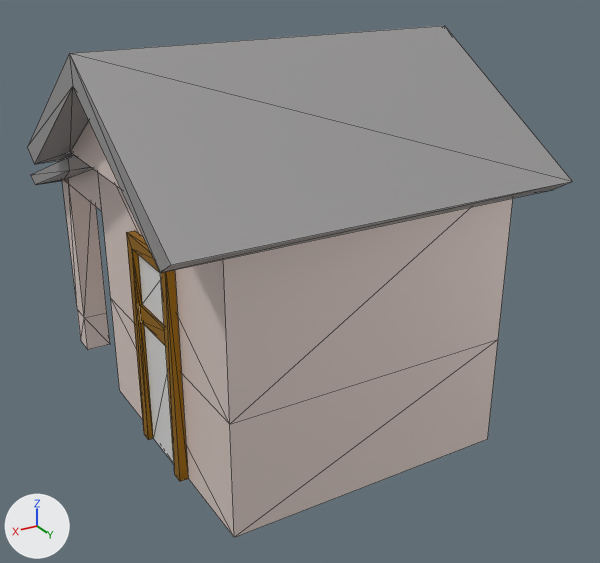
What one commit did to the glTF model 3d/Cabin.glb.
Camera for both pictures: a 50 mm lens placed at (2.358, 4.314, 1.693), pointed at (0.927, 1.929, 0.5). Lighting does not change. The marker at lower left points along +X, +Y and +Z. Mesh edges are drawn as thin lines. Where no turn or scale is listed for an object, it has been applied to the vertices. Vertices at the same position are counted once.

Script lines for the objects in view, before the commit:
```python
me_mesh_0 = bpy.data.meshes.new('Mesh_0')
me_mesh_0.from_pydata(...)  # 124 vertices, 216 faces; spans x 0.39..1.7, y 0.89..2.64, z 0.0..1.37
# faces by material slot: [90, 10, 70, 46]
me_mesh_0.materials.append(mat_custom4)  # brown #ab7700
me_mesh_0.materials.append(mat_custom8)  # white #ffffff
me_mesh_0.materials.append(mat_custom5)  # white #fdece5
me_mesh_0.materials.append(mat_custom6)  # grey #afadad
ob_mergedblocks = bpy.data.objects.new('mergedBlocks', me_mesh_0)
ob_mergedblocks.location = (0.0, 0.0, 0.0)
```
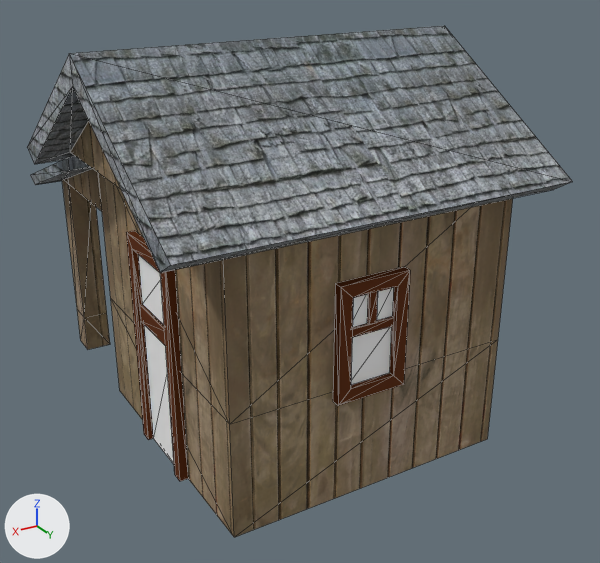
The newer file is also turned or shifted as a whole; pictures and numbers use the older file's frame.

What differs and where, as boxes [x1, y1, x2, y2] in the pictures (600 x 563 px):
part 1 of me_mesh_0, added: after [333, 267, 410, 406]
part 2 of me_mesh_0, surface changed: [138, 254, 174, 464] in both
part 3 of me_mesh_0, recoloured: [126, 231, 188, 481] in both
part 4 of me_mesh_0, recoloured (grey to brown): [62, 121, 513, 537] in both
part 5 of me_mesh_0, recoloured: [27, 25, 573, 273] in both

What the commit changed:
Picture 'Image_0' (img_image_0) is new.
Picture 'Image_1' (img_image_1) is new.
Material 'custom4(Clone)' (mat_custom4_clone) is new.
Its base color is (0.139, 0.0283, 0.0) (brown #682f00).
Its metallic is 0.5.
Its roughness is 0.85.
Material 'custom9(Clone)' (mat_custom9_clone) is new.
Uses the picture img_image_0.
Material 'custom7(Clone)' (mat_custom7_clone) is new.
Uses the picture img_image_1.
Material 'custom8(Clone)' (mat_custom8_clone) is new.
Its base color is (1.0, 1.0, 1.0) (white #ffffff).
Its metallic is 0.5.
Its roughness is 0.85.
me_mesh_0 is used by ob_mergedblocks; location (0.0, 0.0, 0.0).
me_mesh_0 had 124 vertices, 216 faces and spanned x 0.39..1.7, y 0.89..2.64, z 0.0..1.37.
me_mesh_0 no longer uses material mat_custom8 (white #ffffff).
me_mesh_0 now has 156 vertices, 274 faces and spans x 0.39..1.7, y 0.89..2.64, z 0.0..1.37.
me_mesh_0 part 1: a new loose piece of 32 vertices spanning x 0.91..1.15, y 2.5..2.53, z 0.37..0.75.
me_mesh_0 part 2: 214 kept faces spanning x 0.39..1.7, y 0.89..2.64, z 0.0..1.37 get new texture (UV) coordinates.
me_mesh_0 part 3: 90 faces spanning x 0.46..1.53, y 1.84..2.16, z 0.0..0.77 switch from mat_custom4 (brown #ab7700) to mat_custom4_clone (brown #682f00).
me_mesh_0 part 4: 70 faces spanning x 0.49..1.59, y 1.0..2.5, z 0.0..1.28 switch from mat_custom5 (white #fdece5) to mat_custom9_clone.
me_mesh_0 part 5: 46 faces spanning x 0.39..1.7, y 0.89..2.64, z 0.72..1.37 switch from mat_custom6 (grey #afadad) to mat_custom7_clone.
me_mesh_0 now uses material mat_custom8_clone (white #ffffff).
